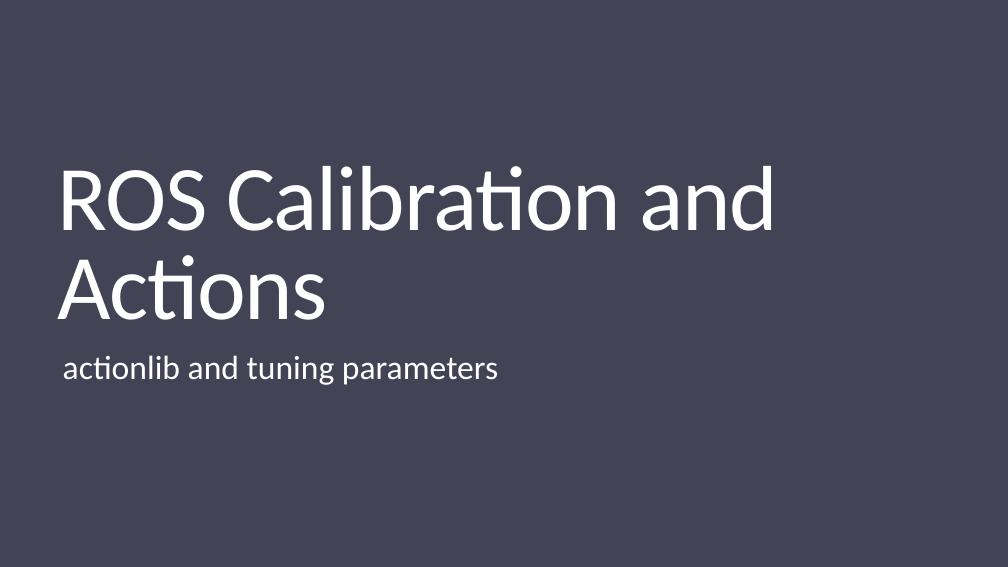
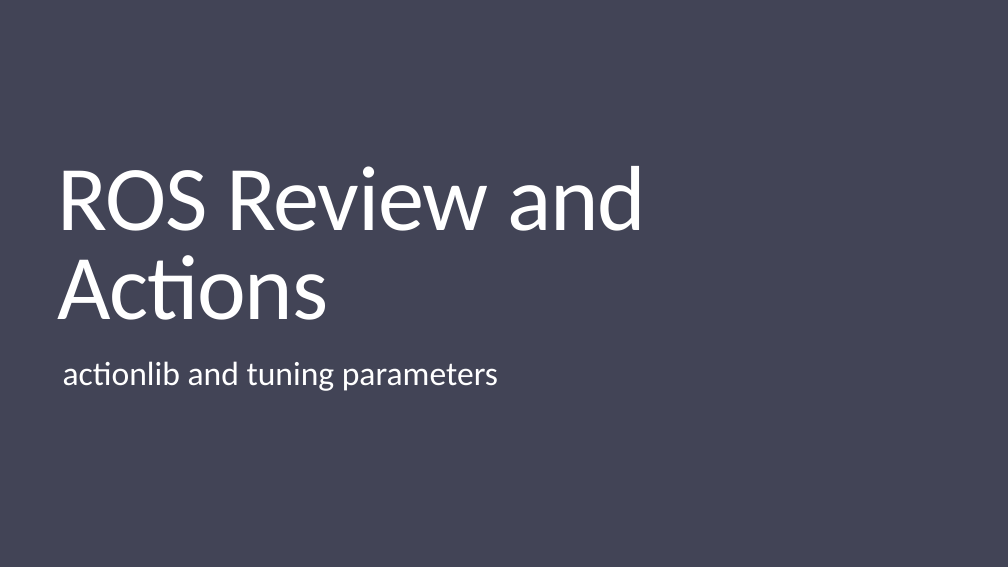
Before and after one commit to ObjExtract/ROS-Spring2019, a slide deck: slide 1 of week5/ROS Course Week 5.pptx. Drawn at 1008x567 pixels with LibreOffice and Linux fonts; fonts in the diff are those of the drawing. Boxes give left, top, right and bottom in pixels: in the first picture for what was removed or moved away, otherwise in the second. Text is boxed around its words. In the diff, an @@ line names an element or a change of style, - is before the commit and + after.

```diff
--- a/week5/ROS Course Week 5.pptx
+++ b/week5/ROS Course Week 5.pptx
@@ text at (57, 166, 646, 320): text changed @@
-ROS Calibration and Actions
+ROS Review and Actions
@@ text "actionlib and tuning parameters" at (63, 361, 498, 391): line spacing 0.85 to 1; less space between paragraphs @@
```
Also in this commit, not shown: 23 other slides changed, 2 slides added, 7 other files.
